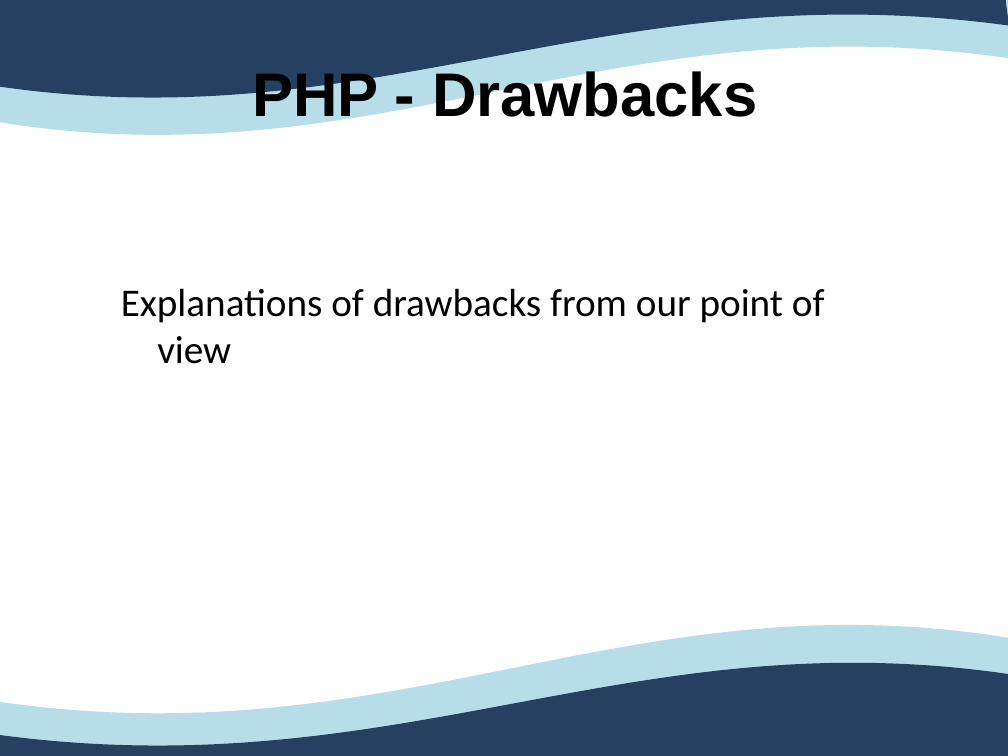
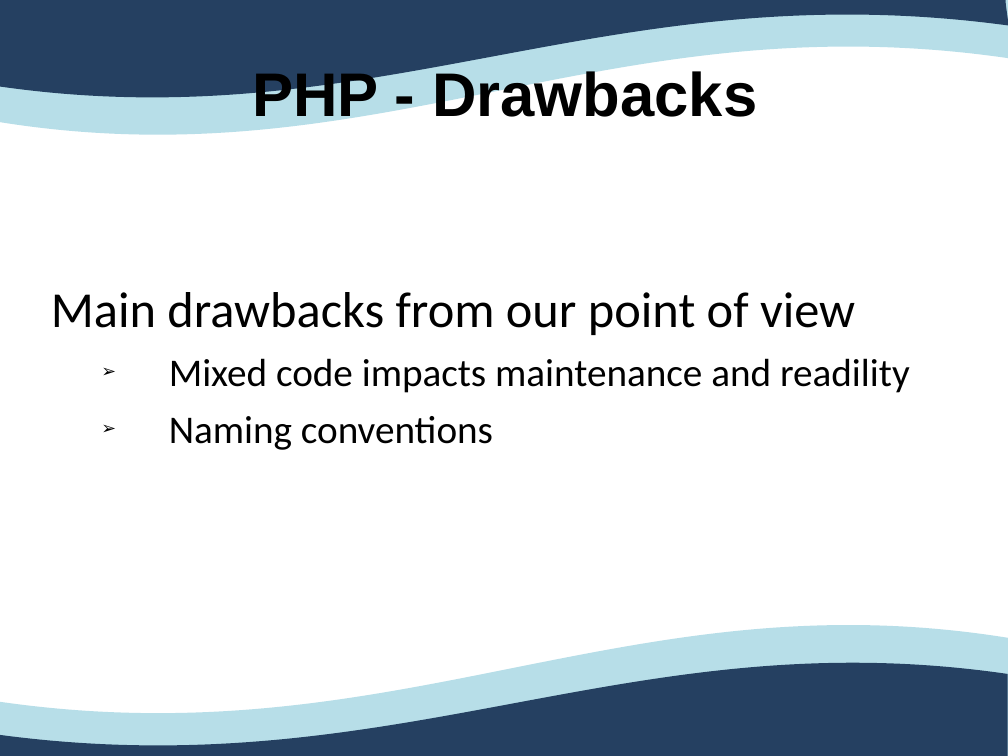
Before and after one commit to Ovan33/Immobilier, a slide deck: slide 6 of docs/Rapport/ProjetTuteureAnglais.ppt. Drawn at 1008x756 pixels with LibreOffice and Linux fonts; fonts in the diff are those of the drawing. Boxes give left, top, right and bottom in pixels: in the first picture for what was removed or moved away, otherwise in the second. Text is boxed around its words. In the diff, an @@ line names an element or a change of style, - is before the commit and + after.

```diff
--- a/docs/Rapport/ProjetTuteureAnglais.ppt
+++ b/docs/Rapport/ProjetTuteureAnglais.ppt
@@ outline redrawn in 3 elements at <box>0,662,1008,756</box>, <box>0,0,1008,98</box>, <box>0,0,1008,135</box> @@
@@ text at <box>51,292,910,450</box>: text changed @@
-Explanations of drawbacks from our point of view
+Main drawbacks from our point of view
+  ➢ Mixed code impacts maintenance and readility
+  ➢ Naming conventions
```
Also in this commit, not shown: 18 other slides changed, 7 slides added, 6 slides removed, 9 other files.
